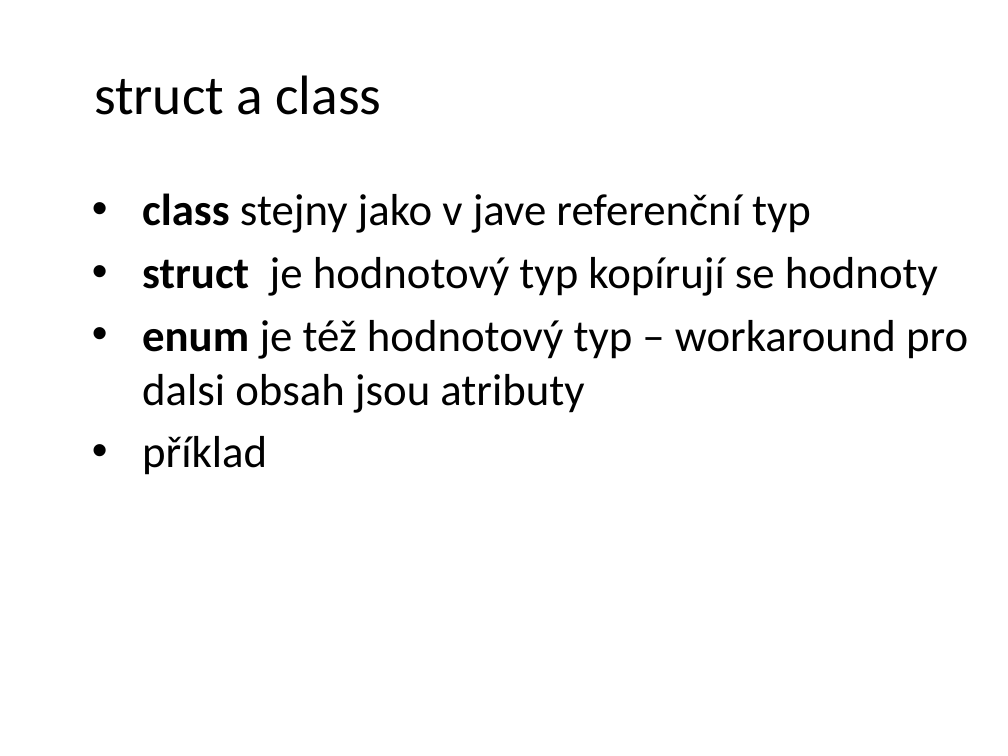
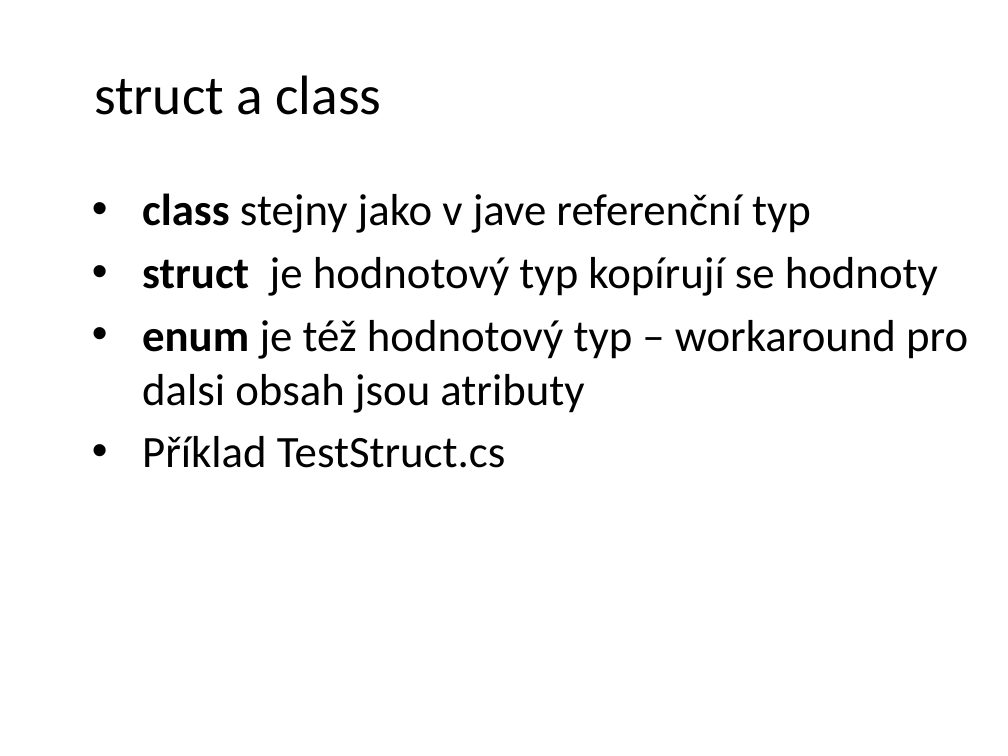
Before and after one commit to petrbalat/Skoleni-Csharp-NET, a slide deck: slide 10 of prezentace.pptx. Drawn at 1008x756 pixels with LibreOffice and Linux fonts; fonts in the diff are those of the drawing; background and template pictures are left out. Boxes give left, top, right and bottom in pixels: in the first picture for what was removed or moved away, otherwise in the second. Text is boxed around its words. In the diff, an @@ line names an element or a change of style, - is before the commit and + after.

```diff
--- a/prezentace.pptx
+++ b/prezentace.pptx
@@ text at [142,436,506,468]: text changed @@
-• příklad
+• Příklad TestStruct.cs
```
Also in this commit, not shown: 4 other slides changed, 2 slides added, 4 other files.
